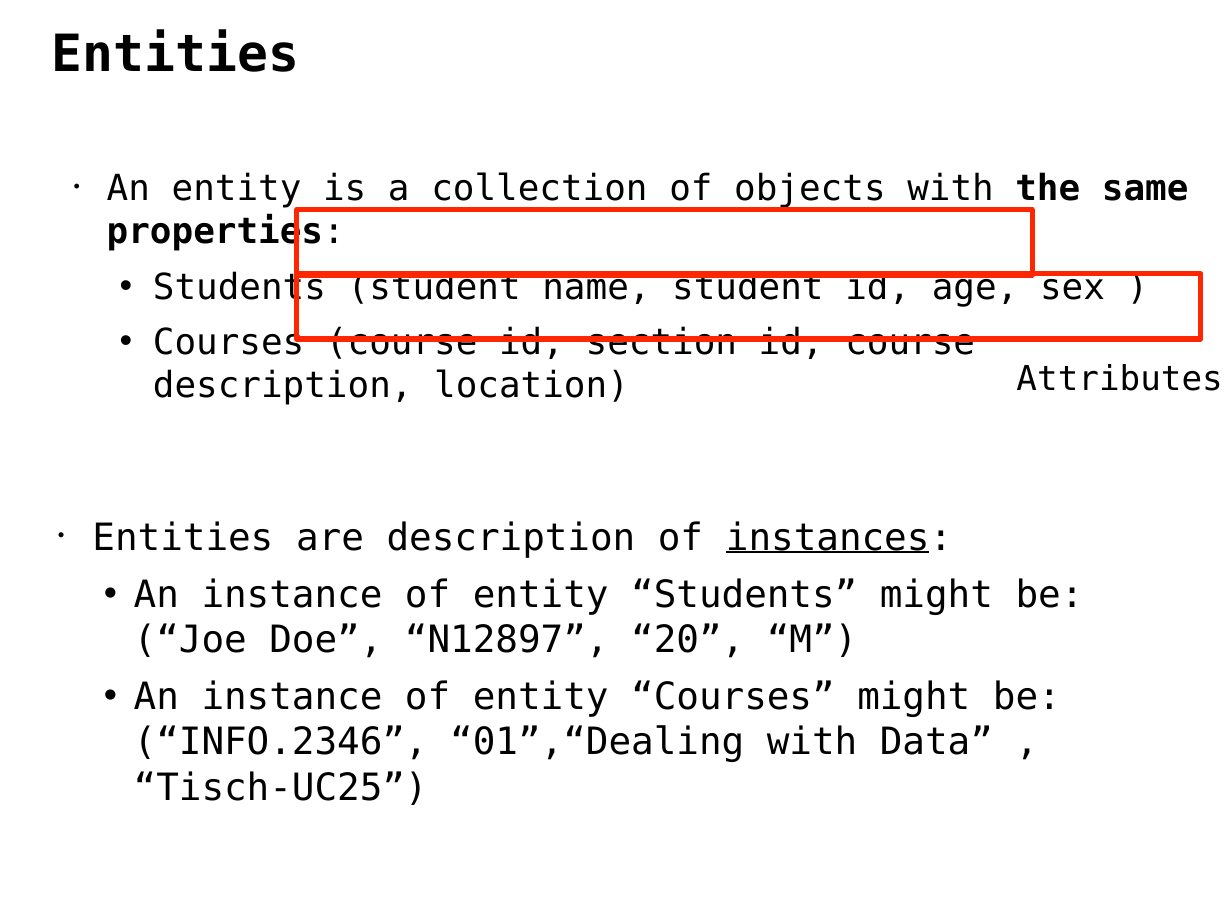
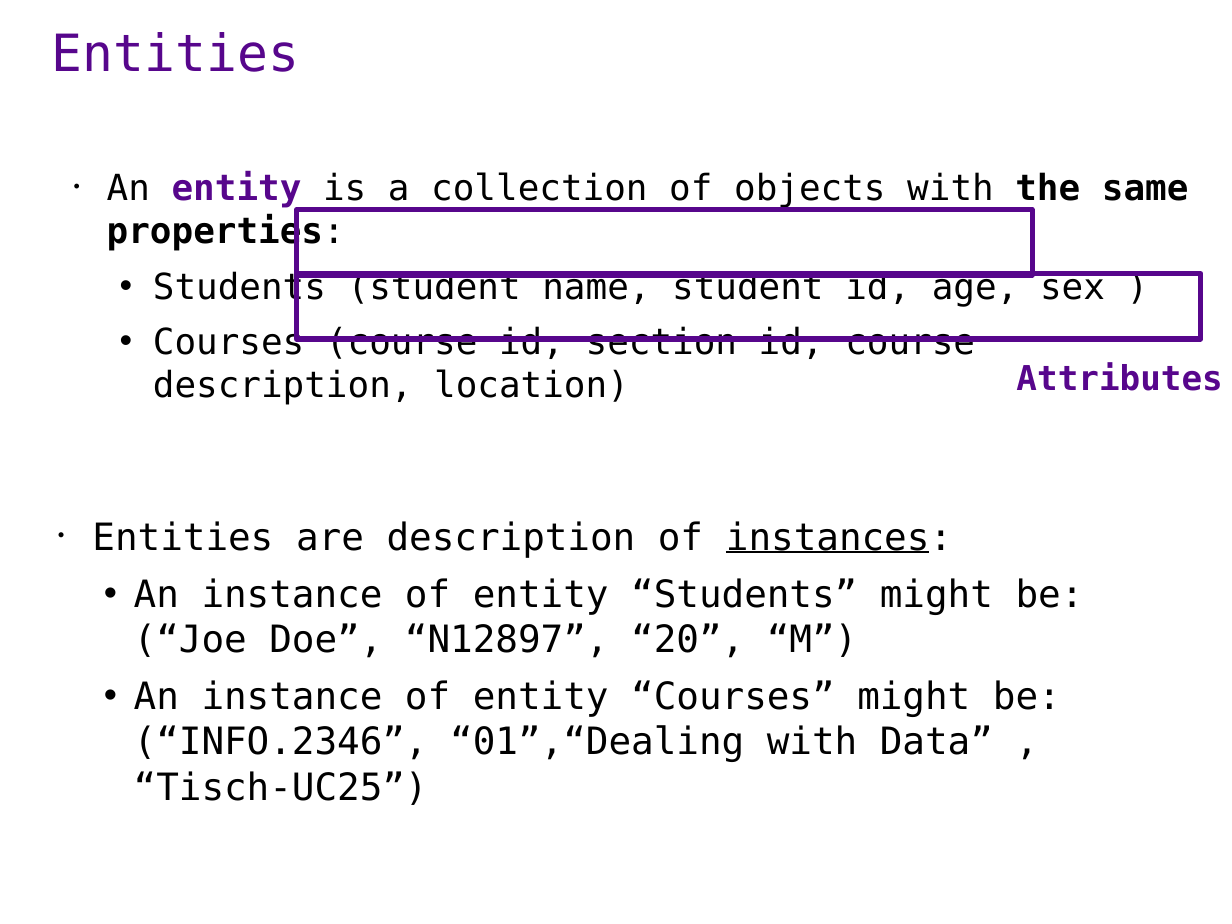
Before and after one commit to ipeirotis/dealing_with_data, a slide deck: slide 12 of 02-SQL/A-ER_modeling-1.pptx. Drawn at 1232x924 pixels with LibreOffice and Linux fonts; fonts in the diff are those of the drawing. Boxes give left, top, right and bottom in pixels: in the first picture for what was removed or moved away, otherwise in the second. Text is boxed around its words. In the diff, an @@ line names an element or a change of style, - is before the commit and + after.

```diff
--- a/02-SQL/A-ER_modeling-1.pptx
+++ b/02-SQL/A-ER_modeling-1.pptx
@@ text "Entities" at (52, 32, 299, 72): text colour #000000 to #57068C, bold off @@
@@ text at (107, 172, 1189, 252): text colour #000000 to #57068C, bold on in "entity" @@
@@ rectangle at (297, 209, 1032, 275): outline #FF2600 3 pt to #57068C 3 pt @@
@@ rectangle at (297, 274, 1201, 339): outline #FF2600 3 pt to #57068C 3 pt @@
@@ text "Attributes" at (1016, 363, 1222, 391): text colour #000000 to #57068C, bold on @@
```
Also in this commit, not shown: 23 other slides changed, 1 other file.
